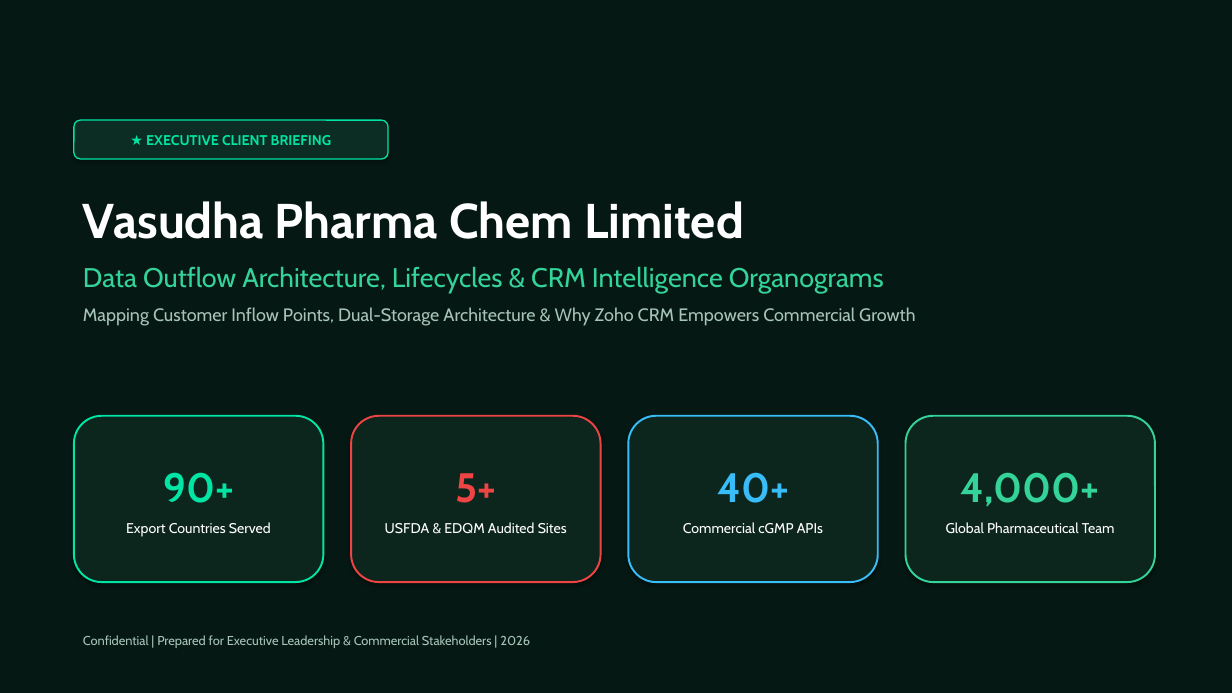
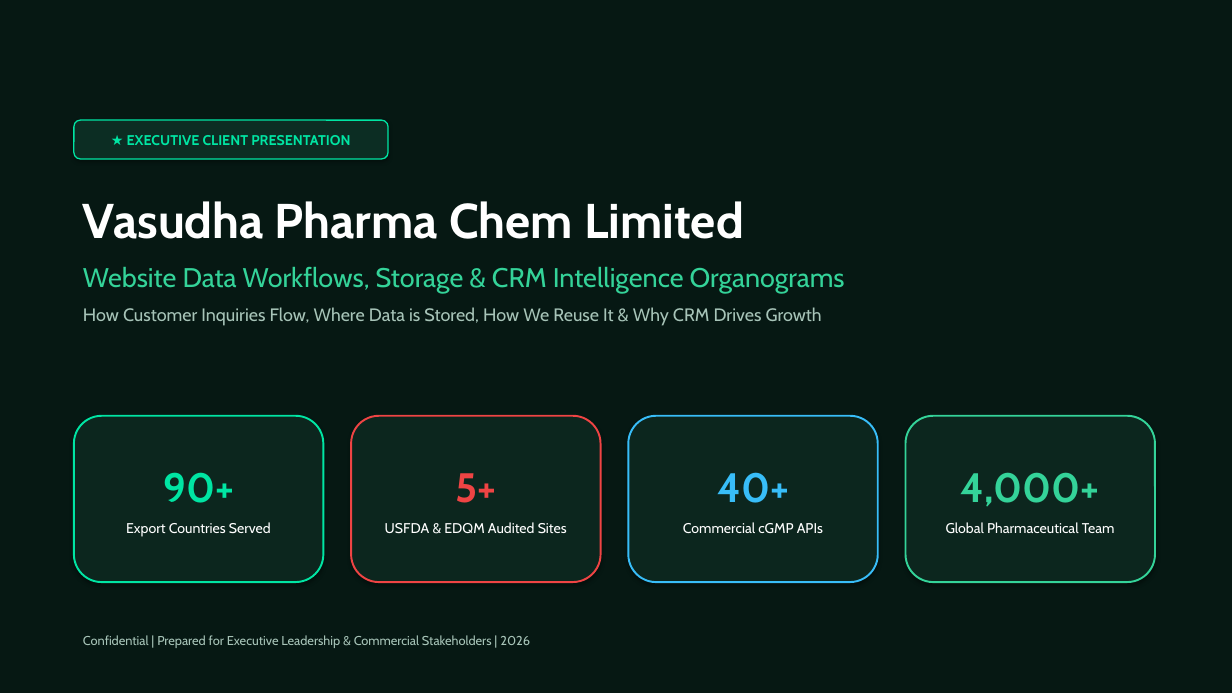
Before and after one commit to saikrishna-bethamcharla/vasudhapharma-green, a slide deck: slide 1 of Vasudha_Pharma_Client_Presentation.pptx. Drawn at 1232x693 pixels with LibreOffice and Linux fonts; fonts in the diff are those of the drawing. Boxes give left, top, right and bottom in pixels: in the first picture for what was removed or moved away, otherwise in the second. Text is boxed around its words. In the diff, an @@ line names an element or a change of style, - is before the commit and + after.

Commit message:
feat(presentation): add corporate theme, real UI screenshots, organograms, and AI intelligence

```diff
--- a/Vasudha_Pharma_Client_Presentation.pptx
+++ b/Vasudha_Pharma_Client_Presentation.pptx
@@ text in rounded rectangle at (x1=127, y1=135, x2=350, y2=145): text changed @@
-★ EXECUTIVE CLIENT BRIEFING
+★ EXECUTIVE CLIENT PRESENTATION
@@ text at (x1=83, y1=267, x2=845, y2=326): text changed @@
-Data Outflow Architecture, Lifecycles & CRM Intelligence Organograms
-Mapping Customer Inflow Points, Dual-Storage Architecture & Why Zoho CRM Empowers Commercial Growth
+Website Data Workflows, Storage & CRM Intelligence Organograms
+How Customer Inquiries Flow, Where Data is Stored, How We Reuse It & Why CRM Drives Growth
```
Also in this commit, not shown: 4 other slides changed, 5 slides added, 5 slides removed, 9 other files.
